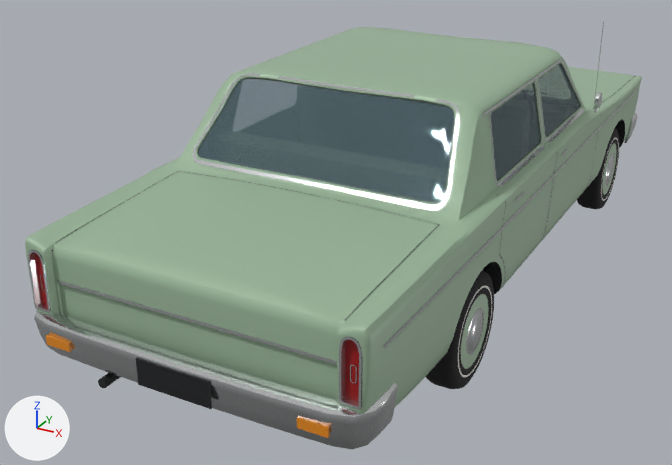
The glTF model art/models/vehicles/period/valiant.glb: old version first, new version second.
Both versions are drawn from a 50 mm camera at (2.18, -4.96, 2.6) aimed at (-0.33, -0.4, 0.31). Lighting does not change. The marker at lower left points along +X, +Y and +Z. The older version comes first.

Names of what the first picture shows: 'TailL', 'TailR', 'Valiant'.
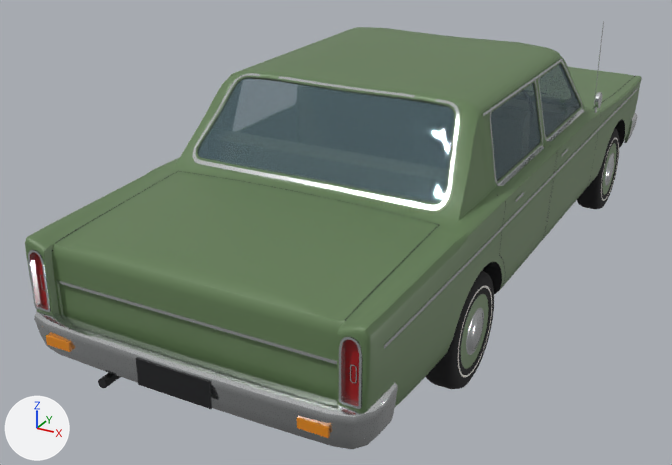
Location of each change, (x1, y1, x2, y2) in pixels of the pictures (672 x 465 px):
'Valiant', recoloured: (25, 27, 642, 416) in both

The change, as a list of edits to the scene's bpy script:
```text
Change mat_paint:
    mat_paint.base_color: (0.332, 0.474, 0.328) -> (0.13, 0.212, 0.0953)  # grey #9cb79b -> green #657f57
```
